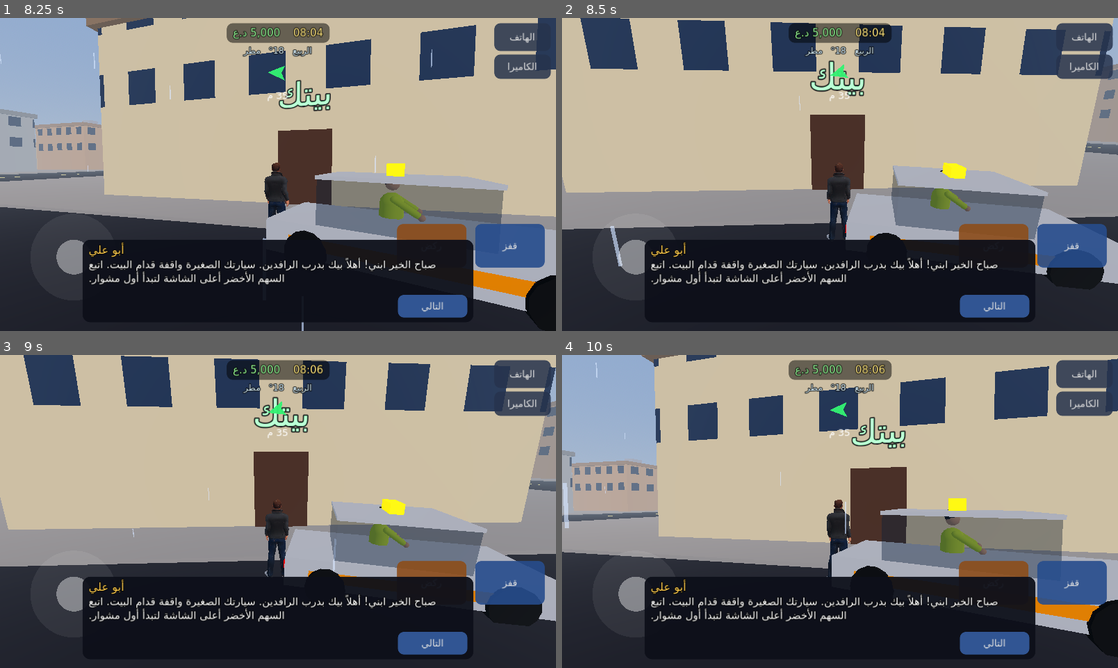
Above: before the commit, frames 1-4 (two rows, left to right).
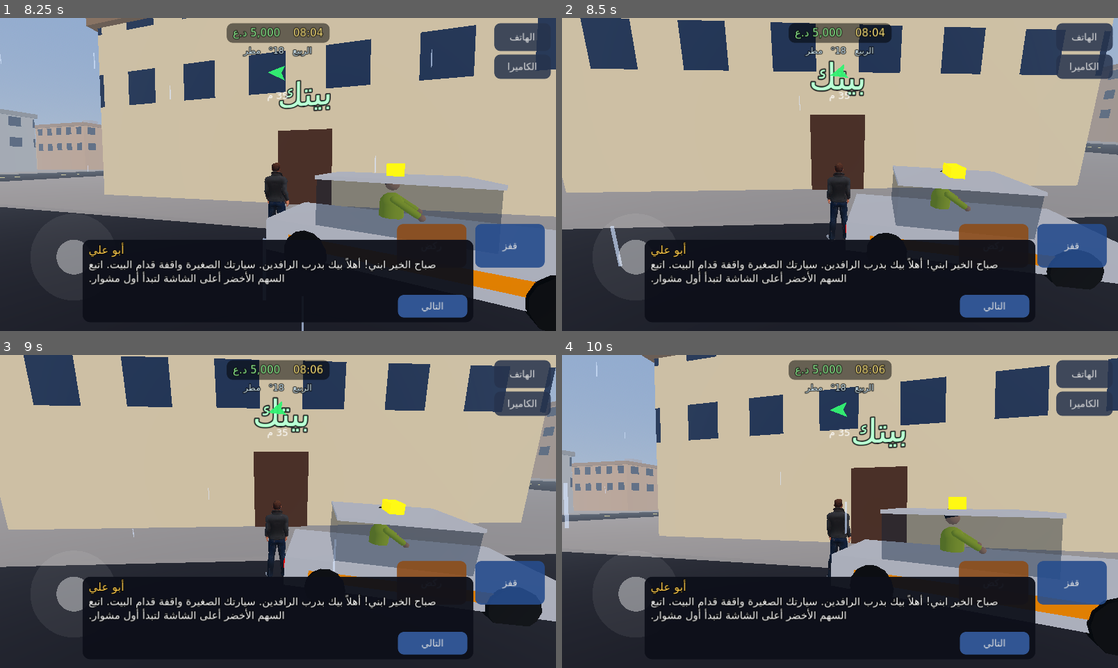
Above: after the commit, the same moments.

Repository: belal20202/darb
Game: Godot game, scene res://scenes/main_menu.tscn
Two runs of this game, one before a commit and one after it. Both use one fixed random seed, a clock stepped at 60 frames per second and the inputs below.
Inputs (mouse positions are in pixels of both pictures, inside the frame that each line leads up to):
- Up to frame 1 (8.25 s): click "لعبة جديدة" at 0.5 s; move the mouse to (400, 158) at 1.27 s; hold D (move_right) 1.28-2 s; hold Shift (sprint) 1.28-2 s; click (400, 158) at 1.42 s; drag from (166, 190) to (250, 237) at 2.02 s; move the mouse to (333, 105) at 2.77 s; hold D (move_right) 2.78-3.5 s; hold Shift (sprint) 2.78-3.5 s; tap E (interact) at 2.85, 7.35 s; drag from (250, 237) to (111, 127) at 3.52 s; drag from (72, 255) to (305, 174) at 4.27 s; drag from (111, 127) to (194, 96) at 5.02 s; move the mouse to (305, 174) at 5.77 s; hold Space (brake) 5.78-6.5 s; hold Shift (sprint) 5.78-6.5 s; click (305, 174) at 5.92 s; drag from (194, 96) to (166, 190) at 6.52 s; move the mouse to (400, 158) at 7.27 s; hold W (move_forward) 7.28-8 s; hold Shift (sprint) 7.28-8 s; drag from (166, 190) to (250, 237) at 8.02 s
- Up to frame 2 (8.5 s): no input
- Up to frame 3 (9 s): move the mouse to (333, 442) at 8.77 s; hold Space (brake) from 8.78 s (still down); hold Shift (sprint) from 8.78 s (still down)
- Up to frame 4 (10 s): release Space (brake) at 9.5 s; release Shift (sprint) at 9.5 s; drag from (812, 574) to (673, 464) at 9.52 s

Frame 1 is identical in both runs. In frame 2, less than 0.1% of the frame differs, in the area x 0-100%, y 0-85%; in frame 3, 0.3%; in frame 4, 1.6%, in the area x 0-100%, y 0-95%.

Commit message:
Update player.gd

Diff:
--- a/scripts/player.gd
+++ b/scripts/player.gd
@@ -3,11 +3,13 @@
 ## On-foot controller + third-person camera. Uses the animated .glb character
 ## (falls back to the procedural HumanModel if the .glb is missing).
 
-const WALK := 3.4
-const RUN := 6.8
-const ACCEL := 20.0
+const WALK_MAX := 2.2
+const JOG := 4.2
+const SPRINT := 7.0
+const ACCEL := 26.0
 const GRAVITY := 24.0
-const JUMP_SPEED := 7.0
+const JUMP_SPEED := 6.5
+const CAM_DISTS := [3.4, 4.8, 6.8]
 
 var yaw: float = 0.0
 var pitch: float = -0.22
@@ -19,6 +21,7 @@
 var pivot: Node3D
 var arm: SpringArm3D
 var cam: Camera3D
+var cam_i: int = 1
 var _col: CollisionShape3D
 var _idle_look: float = 0.0
 
@@ -26,7 +29,8 @@
 	add_to_group("player")
 	collision_layer = 8
 	collision_mask = 1 | 2 | 4
-	floor_snap_length = 0.4
+	floor_snap_length = 0.5
+	floor_max_angle = deg_to_rad(60.0)
 	_col = CollisionShape3D.new()
 	var cap := CapsuleShape3D.new()
 	cap.radius = 0.3
@@ -53,11 +57,11 @@
 	sph.radius = 0.3
 	arm.shape = sph
 	arm.collision_mask = 1
-	arm.spring_length = 4.8
+	arm.spring_length = CAM_DISTS[cam_i]
 	pivot.add_child(arm)
 	cam = Camera3D.new()
 	cam.fov = 70.0
-	cam.far = 450.0
+	cam.far = 260.0
 	cam.current = true
 	arm.add_child(cam)
 	pivot.global_position = global_position + Vector3(0, 1.5, 0)
@@ -65,6 +69,9 @@
 func refresh_model() -> void:
 	if model != null:
 		Game.apply_outfit(model)
+
+func cycle_camera() -> void:
+	cam_i = (cam_i + 1) % CAM_DISTS.size()
 
 func heading() -> float:
 	if vehicle != null:
@@ -146,12 +153,18 @@
 	var mv := Vector2.ZERO
 	if not Game.busy:
 		mv = Game.move_vec()
-	var b := Basis(Vector3.UP, yaw)
-	var dir := b * Vector3(mv.x, 0.0, mv.y)
-	var top := WALK
-	if mv.length() > 0.85:
-		top = RUN
-	var want := dir * top * minf(mv.length(), 1.0)
+	var m := minf(mv.length(), 1.0)
+	var speed := 0.0
+	var dir := Vector3.ZERO
+	if m > 0.05:
+		if m < 0.6:
+			speed = m / 0.6 * WALK_MAX
+		else:
+			speed = lerpf(WALK_MAX, JOG, (m - 0.6) / 0.4)
+		if Input.is_action_pressed("sprint") and m > 0.3:
+			speed = SPRINT
+		dir = (Basis(Vector3.UP, yaw) * Vector3(mv.x, 0.0, mv.y)).normalized()
+	var want := dir * speed
 	velocity.x = move_toward(velocity.x, want.x, ACCEL * delta)
 	velocity.z = move_toward(velocity.z, want.z, ACCEL * delta)
 	if is_on_floor():
@@ -160,6 +173,12 @@
 			velocity.y = JUMP_SPEED
 	else:
 		velocity.y -= GRAVITY * delta
+	if is_on_floor() and (absf(velocity.x) + absf(velocity.z)) > 0.1:
+		var step := Vector3(velocity.x, 0.0, velocity.z).normalized() * 0.4
+		if test_move(global_transform, step):
+			var up := global_transform.translated(Vector3(0, 0.22, 0))
+			if not test_move(up, step):
+				global_position.y += 0.2
 	move_and_slide()
 	var hs := Vector2(velocity.x, velocity.z).length()
 	if hs > 0.3:
@@ -171,10 +190,10 @@
 
 func _update_camera(follow: Vector3, delta: float) -> void:
 	_idle_look += delta
-	var dist := 4.8
+	var dist: float = CAM_DISTS[cam_i]
 	var height := 1.5
 	if in_vehicle():
-		dist = 7.5
+		dist = CAM_DISTS[cam_i] + 2.7
 		height = 1.8
 		if _idle_look > 1.2 and Input.get_last_mouse_velocity().length() < 5.0:
 			yaw = lerp_angle(yaw, heading(), 1.8 * delta)
